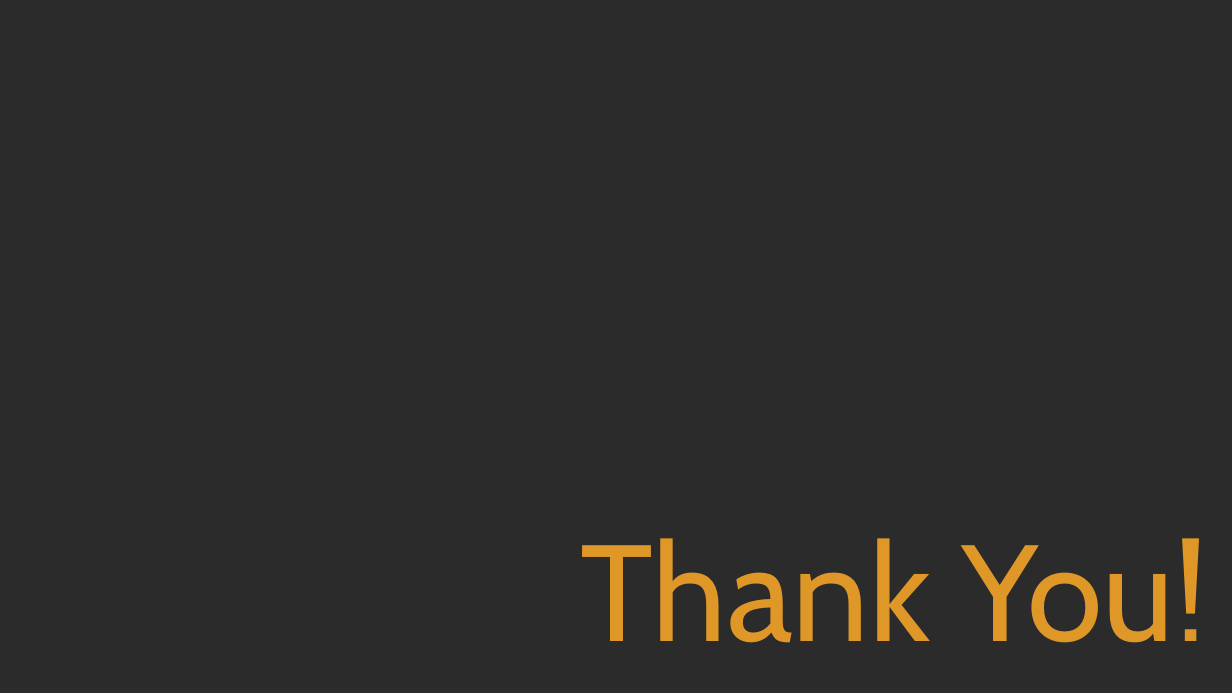
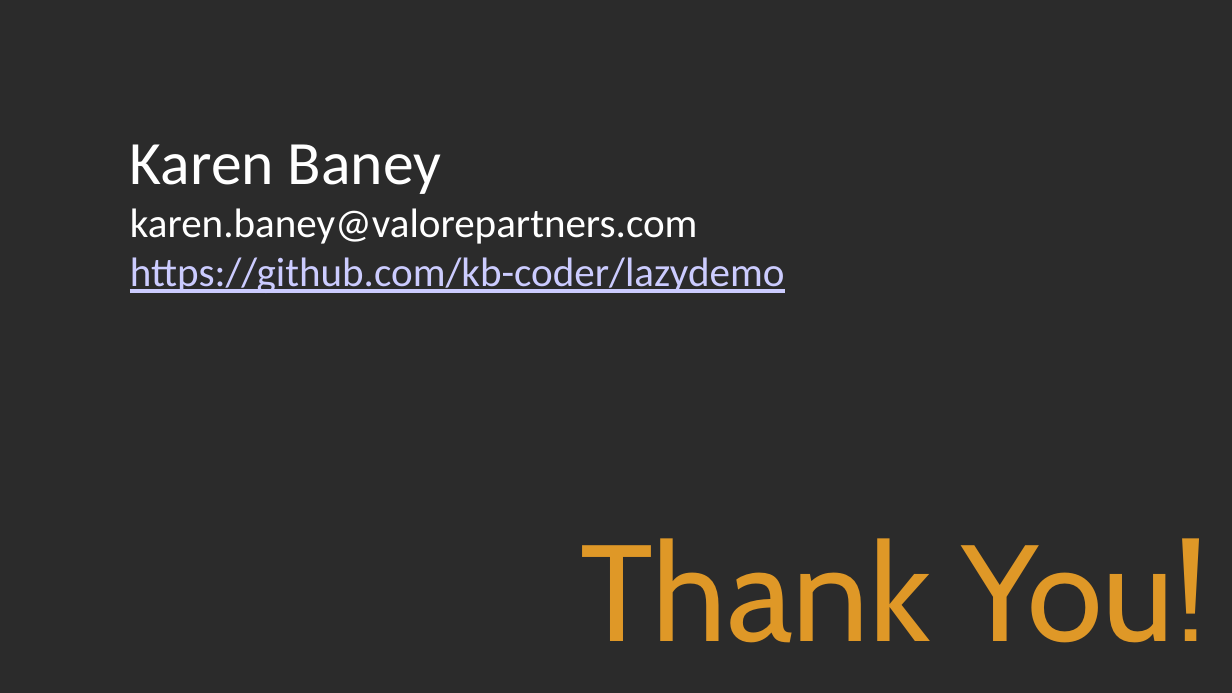
Before and after one commit to kb-coder/lazydemo, a slide deck: slide 10 of Lazy Way To Performance.pptx. Drawn at 1232x693 pixels with LibreOffice and Linux fonts; fonts in the diff are those of the drawing; background and template pictures are left out; a plain dark background stands for a picture behind light text. Boxes give left, top, right and bottom in pixels: in the first picture for what was removed or moved away, otherwise in the second. Text is boxed around its words. In the diff, an @@ line names an element or a change of style, - is before the commit and + after.

Commit message:
updated readme and pptx

```diff
--- a/Lazy Way To Performance.pptx
+++ b/Lazy Way To Performance.pptx
@@ text added at <box>130,144,785,293</box>, 24 pt, text #FFFFFF @@
+Karen Baney
+karen.baney@valorepartners.com
+https://github.com/kb-coder/lazydemo
```
Also in this commit, not shown: 1 other file.
